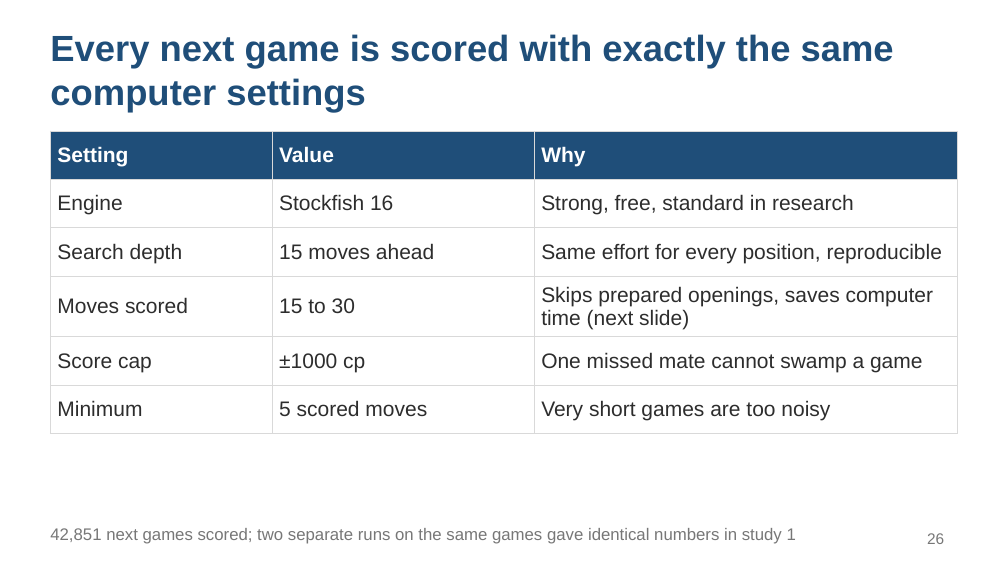
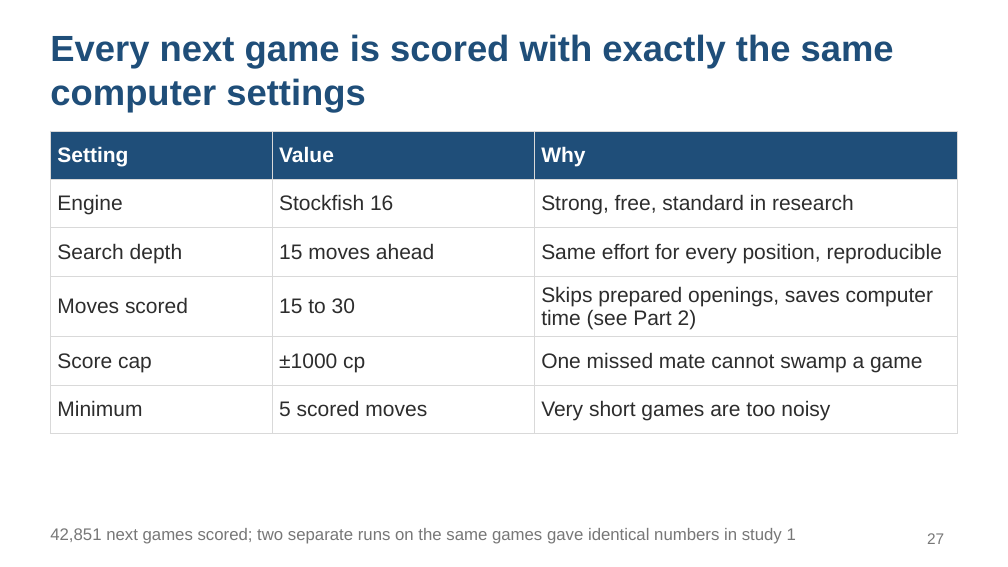
Before and after one commit to KaranaGulati/ContinuedLearningResearch, a slide deck: slide 27 of slides/study2-final.pptx (slide 26 before the commit). Drawn at 1008x567 pixels with LibreOffice and Linux fonts; fonts in the diff are those of the drawing. Boxes give left, top, right and bottom in pixels: in the first picture for what was removed or moved away, otherwise in the second. Text is boxed around its words. In the diff, an @@ line names an element or a change of style, - is before the commit and + after.

```diff
--- a/slides/study2-final.pptx
+++ b/slides/study2-final.pptx
@@ table at (50,131,958,425) @@
-row 4, column 3: Skips prepared openings, saves computer time (next slide)
+row 4, column 3: Skips prepared openings, saves computer time (see Part 2)
@@ page number at (927,533,944,544): text changed @@
-26
+27
```
Also in this commit, not shown: 1 other file.
